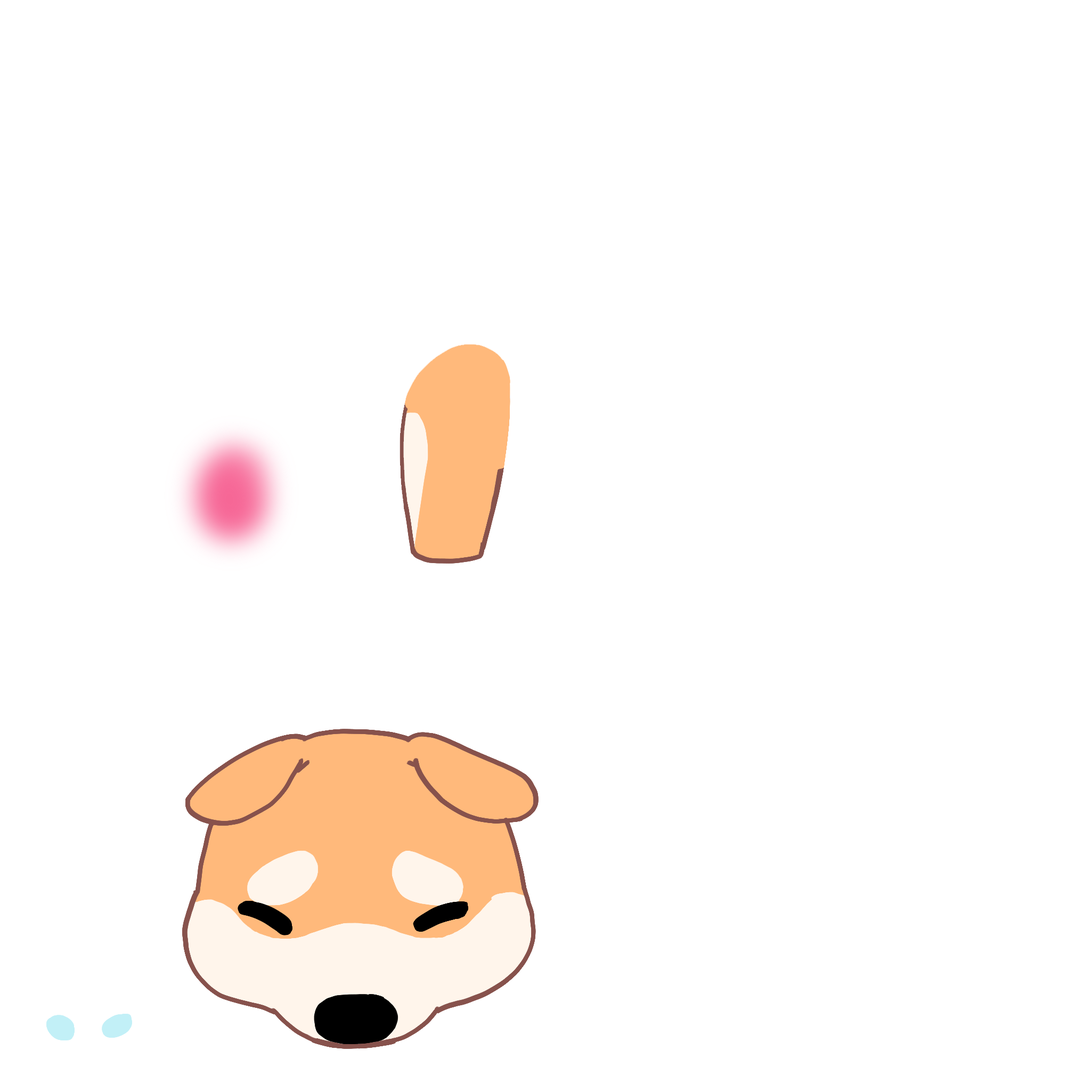
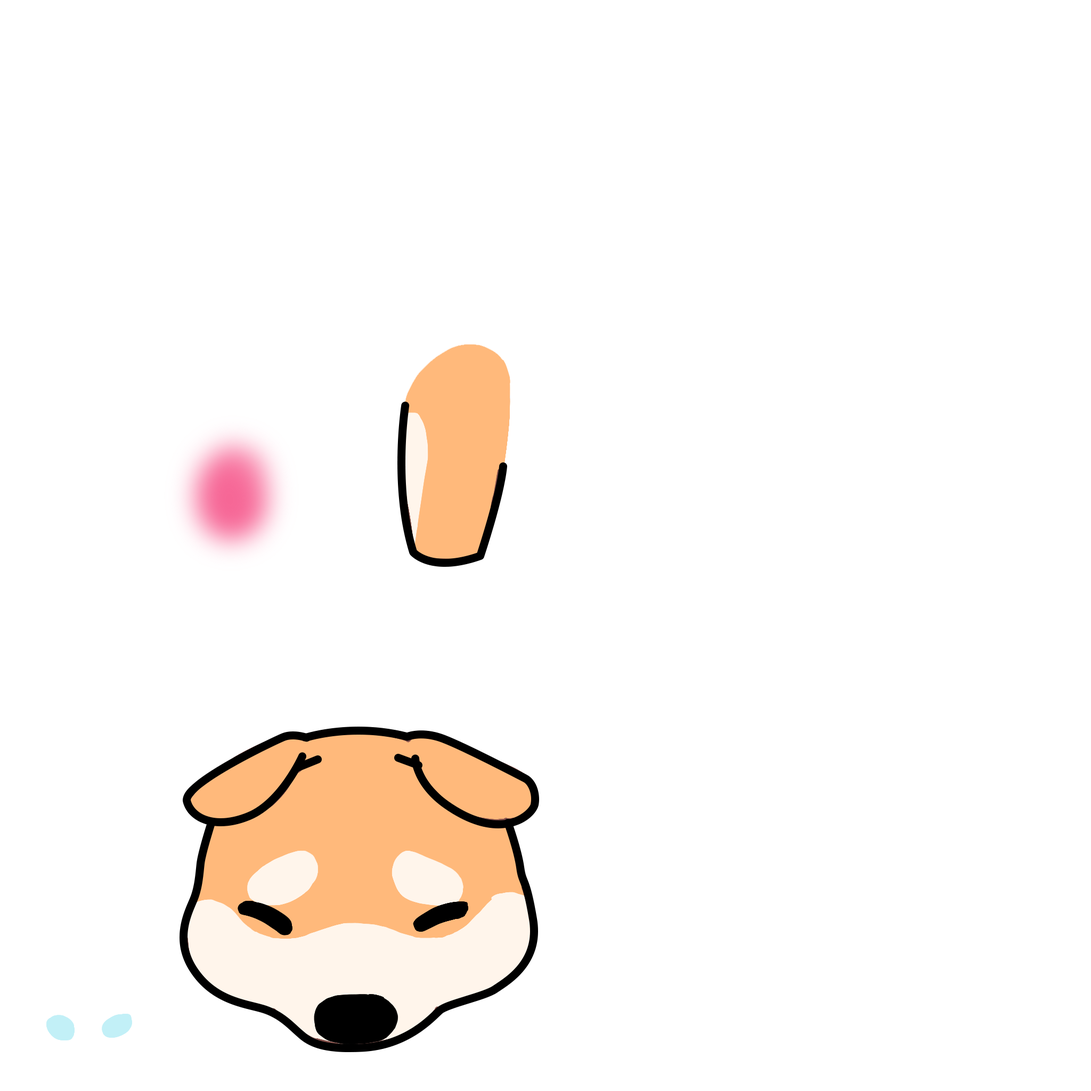
The second w=1091, h=1091 image is a revision of the first. Changes to its layers:
added layer "Shape 5" in group "rd" over 179, 819, 539, 1053
added layer "Shape 4" in group "rd" over 394, 754, 423, 770
added layer "Shape 3" in group "rd" over 294, 755, 322, 772
added layer "Shape 2" in group "rd" over 182, 731, 311, 827
added layer "Shape 1" in group "rd" over 303, 726, 540, 829
added layer "Shape 6" in group "rd" over 397, 401, 508, 568
